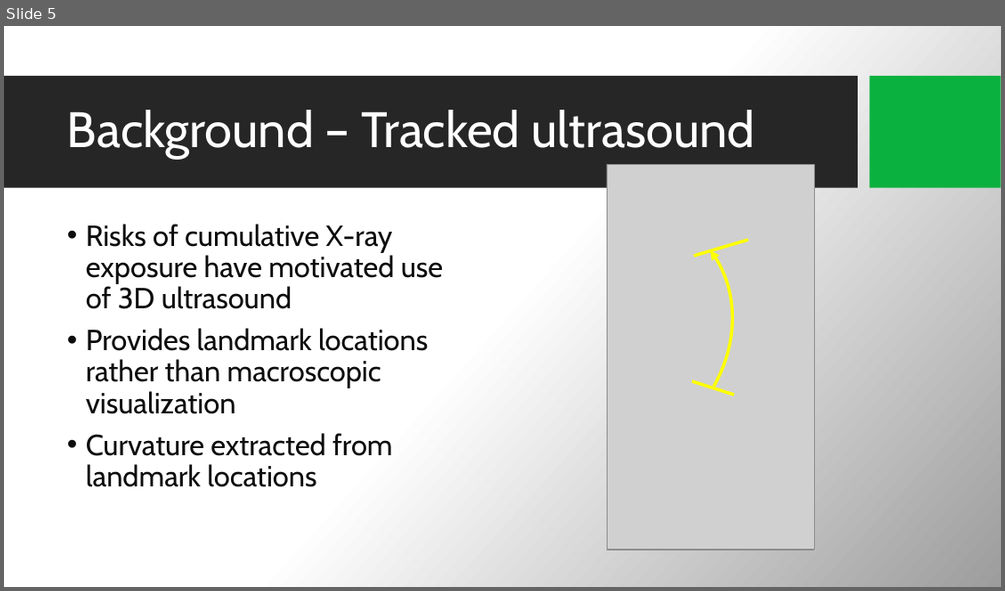
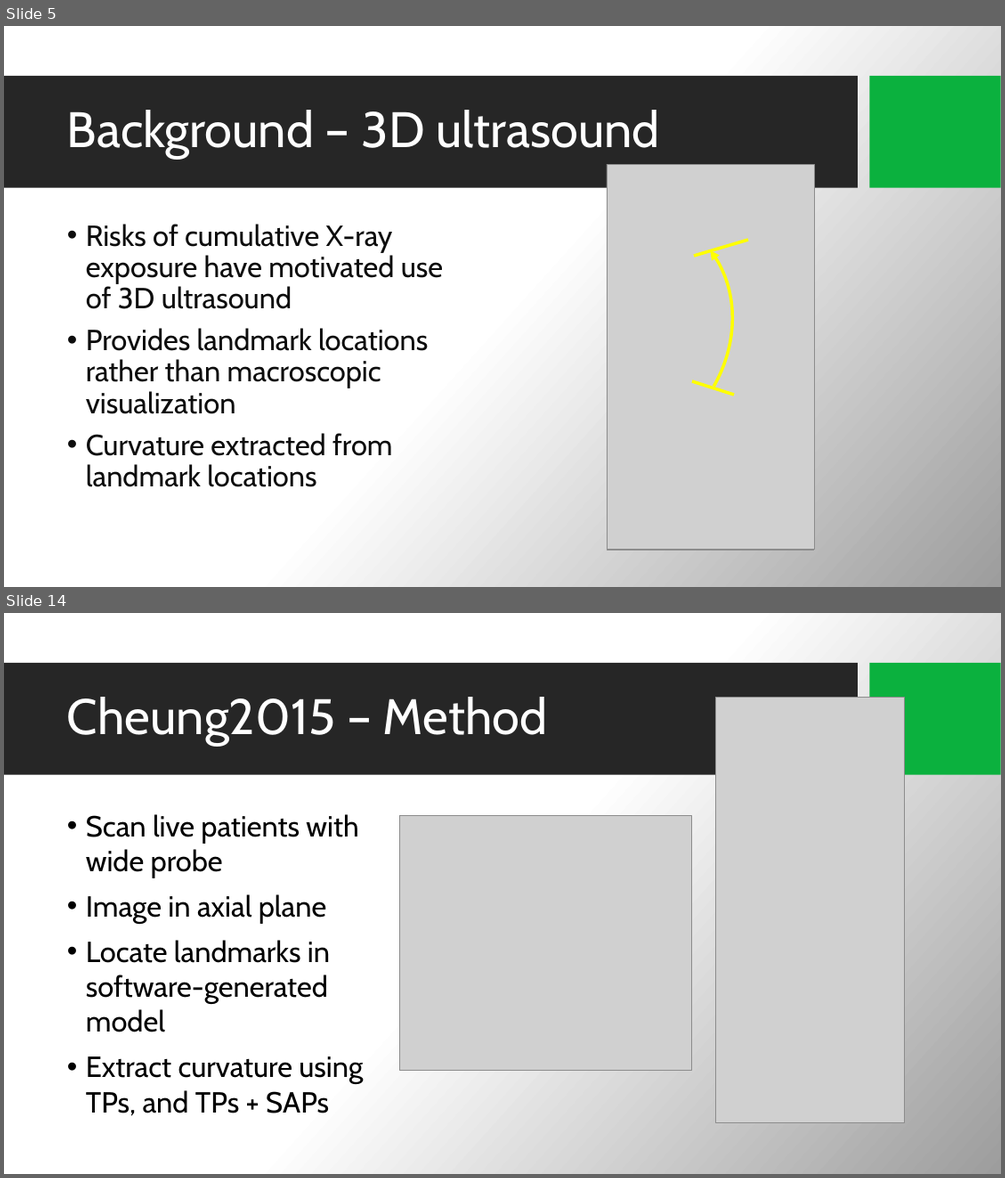
Before and after one commit to BenChurch/Fall2016, a slide deck: CISC897/FinalSurvey/Presentation/SurveyPresentation.pptx. Shown one above the other, each under a label of ours: slide 5 before the commit, slides 5 and 14 after it; the slides between them are not shown. The pictures are 1005x591 and 1005x1178 pixels, drawn with LibreOffice and Linux fonts; fonts in the diff are those of the drawing; grey boxes stand for pictures; background and template pictures are left out. Boxes give left, top, right and bottom in pixels: in the first picture for what was removed or moved away, otherwise in the second. Text is boxed around its words. In the diff, an @@ line names an element or a change of style, - is before the commit and + after.

```diff
--- a/CISC897/FinalSurvey/Presentation/SurveyPresentation.pptx
+++ b/CISC897/FinalSurvey/Presentation/SurveyPresentation.pptx
@@ slide 14 added at bbox=[4, 613, 1001, 1174], background picture (left out); not listed: 2 template elements that a slide beside it also shows @@
@@ title added at bbox=[67, 697, 548, 746], 48 pt, text #FFFFFF @@
+Cheung2015 – Method
@@ picture added at bbox=[716, 698, 905, 1123] @@
@@ text added at bbox=[86, 814, 363, 1116], 28 pt, text #000000 @@
+• Scan live patients with wide probe
+• Image in axial plane
+• Locate landmarks in software-generated model
+• Extract curvature using TPs, and TPs + SAPs
@@ picture added at bbox=[399, 816, 691, 1070] @@
@@ slide 5 changed as well @@
@@ title at bbox=[67, 110, 660, 159]: text changed @@
-Background – Tracked ultrasound
+Background – 3D ultrasound
```
Also in this commit, not shown: 3 other slides changed, 12 other slides added, 1 slide removed, 7 other files.
